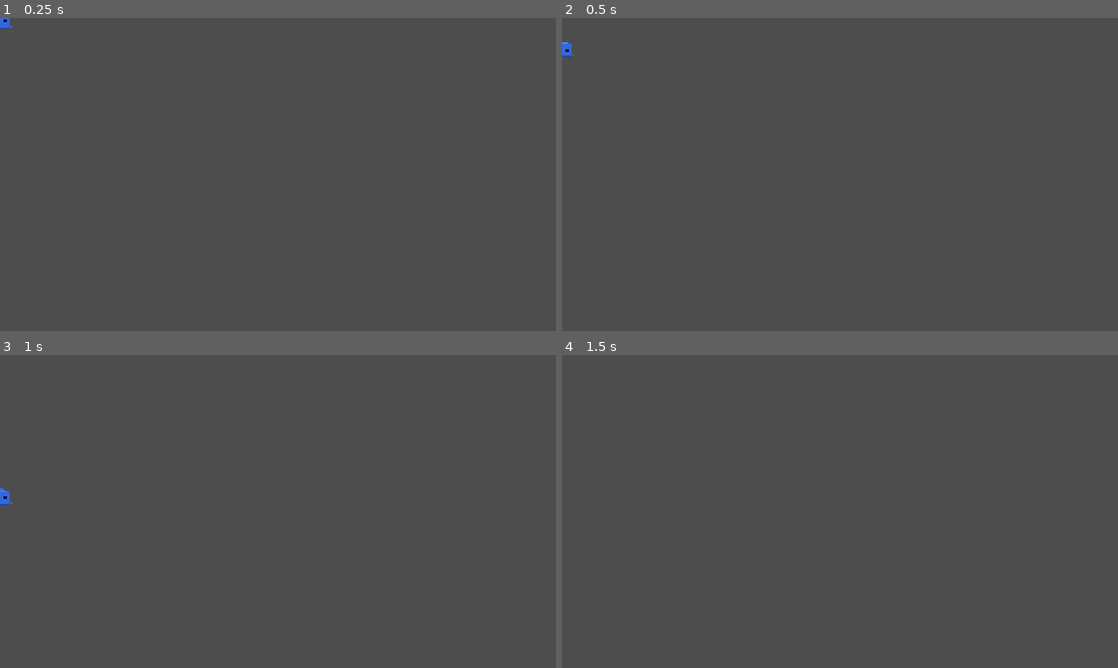
Above: before the commit, frames 1-4 (two rows, left to right).
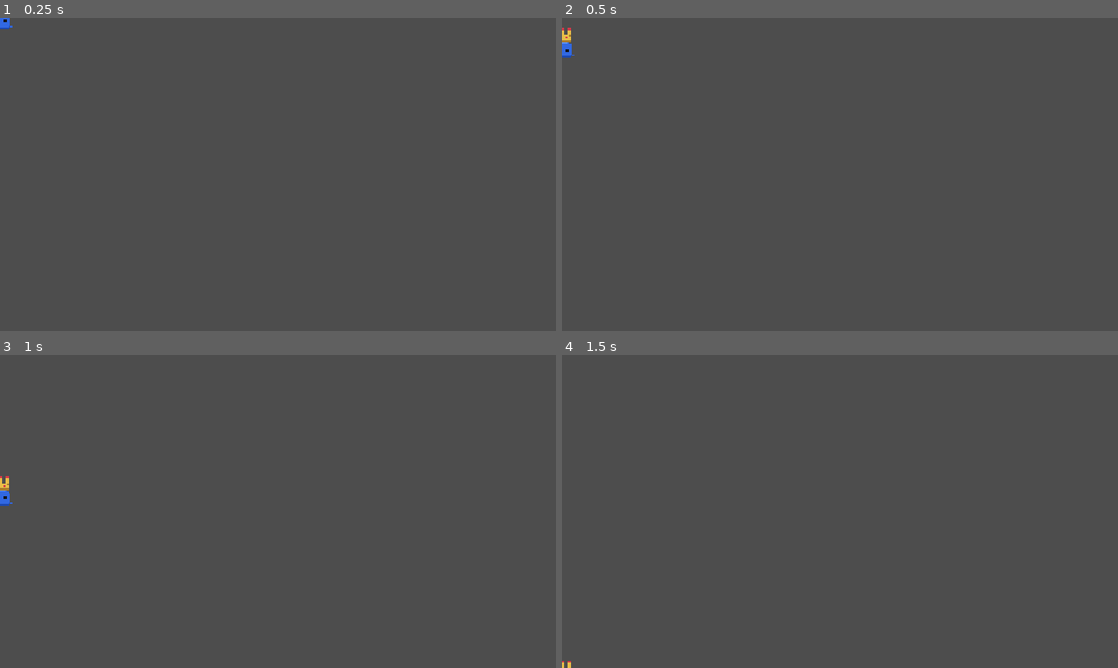
Above: after the commit, the same moments.

Repository: Nornttyy/tielaruia
Game: Godot game, scene res://scenes/entities/king_slime.tscn
The game is run twice, just before and just after one commit, with the same random seed, the same clock (stepped at 60 frames per second) and the same inputs. This scene is started directly instead of the project's main scene.
Inputs (mouse positions are in pixels of both pictures, inside the frame that each line leads up to):
- Up to frame 1 (0.25 s): no input
- Up to frame 2 (0.5 s): no input
- Up to frame 3 (1 s): tap Enter at 0.5 s; move the mouse to (400, 495) at 0.52 s; hold D (move_right) from 0.53 s (still down); tap E (interact) at 0.6 s; click (400, 495) at 0.67 s; tap Space (jump) at 0.77 s
- Up to frame 4 (1.5 s): tap Space (jump) at 1.07 s; release D (move_right) at 1.25 s; drag from (728, 527) to (812, 574) at 1.27 s

Frame 1 is identical in both runs. In frame 2, less than 0.1% of the frame differs, in the area x 0-2%, y 3-8%; in frame 3, less than 0.1%; in frame 4, less than 0.1%.

Commit message:
feat(boss): 史莱姆王头顶金王冠
王冠做成独立子 Sprite2D (自己的金色), 不被身体的染蓝/受击闪红 modulate 影响.
slime_art 加 16×8 王冠像素图 (3 尖顶 + 红宝石尖 + 金底座 + 3 内嵌宝石), ArtCache
建 slime_crown_tex. 王冠跟体型 scale 同步缩放, 坐头顶 (band 底边贴头, 留 1px 嵌入防缝).
新增 test_slime_crown_art (2 测), king 集成测试 15/15 仍过.

Co-Authored-By: Claude Opus 4.8 (1M context) <noreply@anthropic.com>

Diff:
--- a/scenes/entities/king_slime.tscn
+++ b/scenes/entities/king_slime.tscn
@@ -17,3 +17,6 @@
 [node name="CollisionShape2D" type="CollisionShape2D" parent="."]
 position = Vector2(0, -16)
 shape = SubResource("RectangleShape2D_ks")
+
+[node name="Crown" type="Sprite2D" parent="."]
+z_index = 1
--- a/scripts/art/slime_art.gd
+++ b/scripts/art/slime_art.gd
@@ -95,6 +95,32 @@
 const _HOP_LAND := _HOP_ANTICIPATE
 
 
+# 史莱姆王专属王冠 (16×8). 单独一张图, 贴在王头顶 — 自己的金色, 不受身体染蓝/受击闪红影响.
+# 3 个尖顶 (各 2 px) + 红宝石尖 + 带高光阴影的金底座 + 3 颗内嵌红宝石.
+const CROWN_PALETTE := {
+	".": Color(0, 0, 0, 0),
+	"y": Color8(232, 190, 72),    # 金 (暖色)
+	"Y": Color8(255, 226, 130),   # 金高光
+	"G": Color8(168, 124, 44),    # 金阴影
+	"O": Color8(214, 58, 72),     # 红宝石
+}
+
+const _CROWN := [
+	"...OO..OO..OO...",
+	"...yy..yy..yy...",
+	"...yy..yy..yy...",
+	"...yy..yy..yy...",
+	"...YyyyyyyyyG...",
+	"...yOyyOyyOyy...",
+	"...yyyyyyyyyy...",
+	"...GGGGGGGGGG...",
+]
+
+
+static func build_crown_texture() -> ImageTexture:
+	return PixelArt.grid_to_texture(_CROWN, CROWN_PALETTE)
+
+
 static func build_sprite_frames() -> SpriteFrames:
 	return PixelArt.build_sprite_frames({
 		"idle": {"frames": [_IDLE_A, _IDLE_B], "fps": 2.5, "loop": true},
--- a/scripts/autoload/art_cache.gd
+++ b/scripts/autoload/art_cache.gd
@@ -39,6 +39,7 @@
 var door_open_texture: ImageTexture
 var player_frames: SpriteFrames
 var slime_frames: SpriteFrames
+var slime_crown_tex: ImageTexture          # 史莱姆王专属王冠贴图 (贴在头顶)
 var zombie_frames: SpriteFrames
 var villager_frames: SpriteFrames
 var cow_frames: SpriteFrames
@@ -283,6 +284,7 @@
 func _build_entities() -> void:
 	player_frames = PlayerArt.build_sprite_frames()
 	slime_frames = SlimeArt.build_sprite_frames()
+	slime_crown_tex = SlimeArt.build_crown_texture()   # 史莱姆王头顶王冠 (单独贴图)
 	zombie_frames = ZombieArt.build_sprite_frames()
 	villager_frames = VillagerArt.build_sprite_frames()
 	cow_frames = CowArt.build_sprite_frames()
--- a/scripts/entities/king_slime.gd
+++ b/scripts/entities/king_slime.gd
@@ -40,6 +40,7 @@
 
 @onready var sprite: AnimatedSprite2D = $AnimatedSprite2D
 @onready var _collision: CollisionShape2D = $CollisionShape2D
+@onready var _crown: Sprite2D = $Crown
 
 
 func _ready() -> void:
@@ -48,6 +49,7 @@
 	sprite.sprite_frames = ArtCache.slime_frames
 	sprite.play("idle")
 	sprite.modulate = Color(0.7, 0.8, 1.1)  # 偏亮蓝 (boss 比普通蓝史莱姆更亮一档, 一眼区分)
+	_crown.texture = ArtCache.slime_crown_tex   # 头顶金王冠 (独立贴图, 不被身体染蓝/受击闪红)
 	add_to_group("king_slime")
 	add_to_group("slimes")
 	add_to_group("boss")
@@ -71,6 +73,10 @@
 	# 碰撞框跟着身体一起缩放. 之前固定 40×32 不跟着大, 满血大王身子大碰撞小 → 难打中.
 	if _collision != null:
 		_collision.scale = Vector2(s, s)
+	# 王冠跟着体型缩放, 坐在头顶: band 底边贴头顶 (-16-8s), 留 1px 嵌入防缝隙.
+	if _crown != null:
+		_crown.scale = Vector2(s, s)
+		_crown.position = Vector2(0.0, -16.0 - 8.0 * s)
 
 
 # 近战命中半径: 王身子巨大, 让剑/镐碰到大身子就算命中 (不只认中心一点).
--- /dev/null
+++ b/tests/unit/test_slime_crown_art.gd
@@ -0,0 +1,31 @@
+# 史莱姆王王冠贴图: 16×8, 有金色实心像素 + 红宝石.
+extends GutTest
+
+const SlimeArt = preload("res://scripts/art/slime_art.gd")
+
+
+func test_crown_texture_size() -> void:
+	var tex := SlimeArt.build_crown_texture()
+	assert_not_null(tex, "王冠贴图应生成")
+	assert_eq(tex.get_width(), 16, "王冠宽应 16")
+	assert_eq(tex.get_height(), 8, "王冠高应 8")
+
+
+func test_crown_has_gold_and_gem() -> void:
+	var img := SlimeArt.build_crown_texture().get_image()
+	var opaque := 0
+	var gold := 0
+	var gem := 0
+	for x in img.get_width():
+		for y in img.get_height():
+			var c := img.get_pixel(x, y)
+			if c.a <= 0.5:
+				continue
+			opaque += 1
+			if c.r > 0.5 and c.g > 0.4 and c.b < 0.5:
+				gold += 1          # 金: 红绿高蓝低
+			elif c.r > 0.6 and c.g < 0.4 and c.b < 0.45:
+				gem += 1           # 红宝石: 红高绿蓝低
+	assert_gt(opaque, 20, "王冠应有足够实心像素 (got %d)" % opaque)
+	assert_gt(gold, 10, "王冠应有金色像素 (got %d)" % gold)
+	assert_gt(gem, 0, "王冠应有红宝石像素 (got %d)" % gem)
